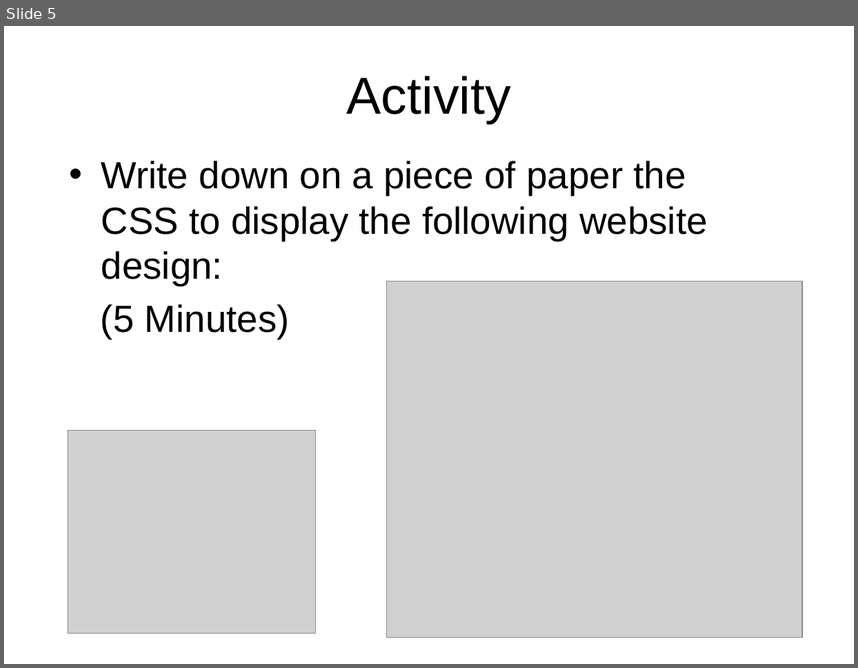
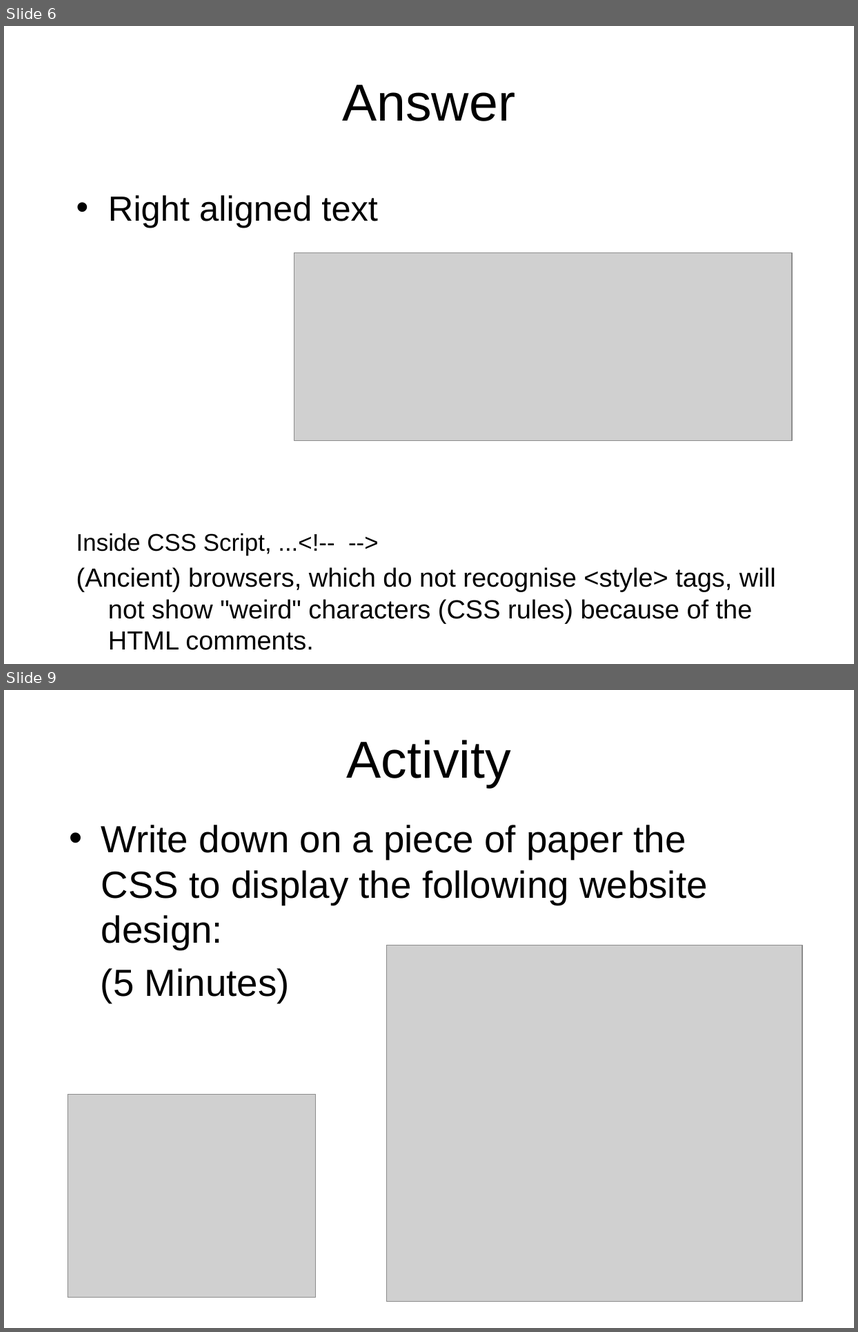
Before and after one commit to octaviordz/zjnu2017.github.io, a slide deck: WAD/lectures/090--Introduction.to.Javascript.pptx. Shown one above the other, each under a label of ours: slide 5 before the commit, slides 6 and 9 after it; the slides between them are not shown. The pictures are 858x668 and 858x1332 pixels, drawn with LibreOffice and Linux fonts; fonts in the diff are those of the drawing; grey boxes stand for pictures. Boxes give left, top, right and bottom in pixels: in the first picture for what was removed or moved away, otherwise in the second. Text is boxed around its words. In the diff, an @@ line names an element or a change of style, - is before the commit and + after.

Commit message:
Update slides.

```diff
--- a/WAD/lectures/090--Introduction.to.Javascript.pptx
+++ b/WAD/lectures/090--Introduction.to.Javascript.pptx
@@ slide 6 added at [4, 26, 854, 664], background #FFFFFF @@
@@ title added at [342, 85, 515, 121], 44 pt, text #000000 @@
+Answer
@@ text added at [76, 195, 776, 650], 22.2 pt, text #000000 @@
+• Right aligned text
+Inside CSS Script, ...<!-- -->
+(Ancient) browsers, which do not recognise <style> tags, will not show "weird" characters (CSS rules) because of the HTML comments.
@@ picture added at [294, 253, 792, 441] @@
@@ what was slide 5 is now slide 9 @@
```
Also in this commit, not shown: 3 other slides added.
